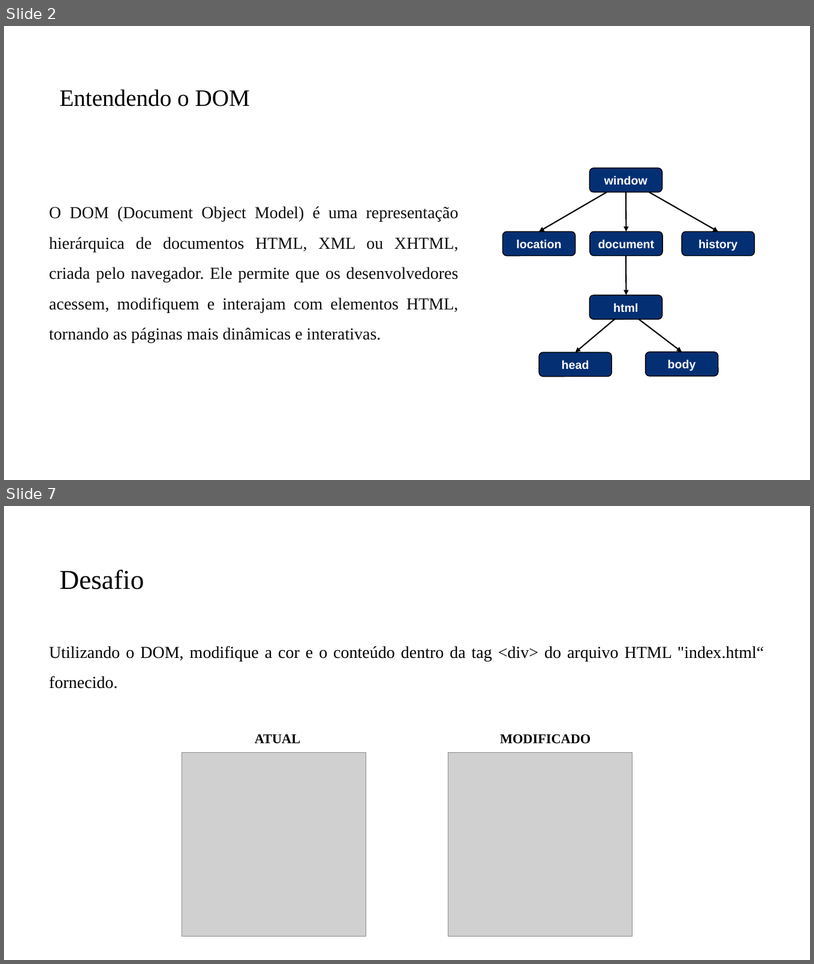
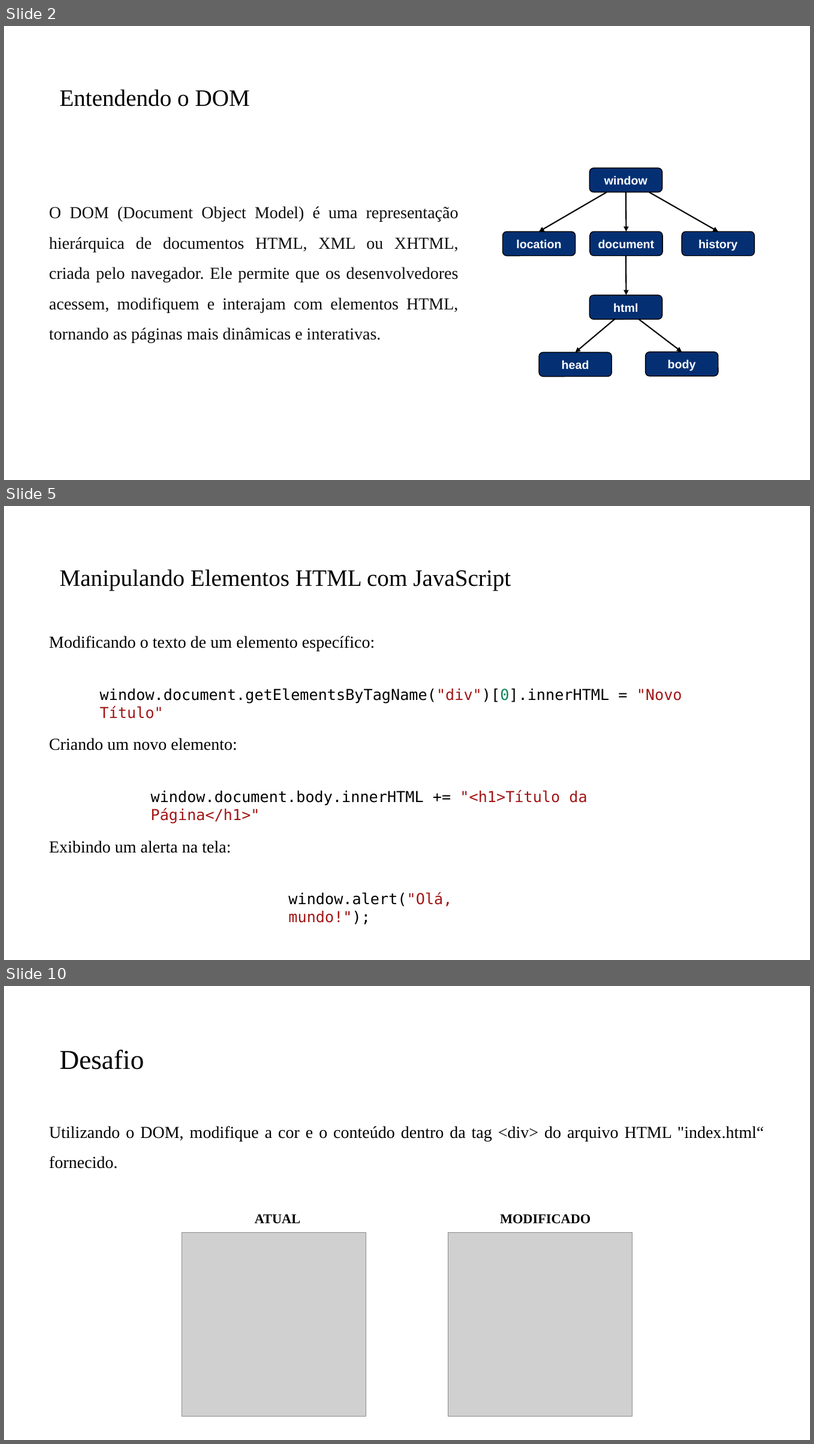
Before and after one commit to PedroMiho/Logica-de-Programacao, a slide deck: Módulo 02 - JavaScript/Aula 13 - Manipulando o DOM/Introdução ao DOM.pptx. Shown one above the other, each under a label of ours: slides 2 and 7 before the commit, slides 2, 5 and 10 after it; the slides between them are not shown. The pictures are 814x964 and 814x1444 pixels, drawn with LibreOffice and Linux fonts; fonts in the diff are those of the drawing; grey boxes stand for pictures; background and template pictures are left out. Boxes give left, top, right and bottom in pixels: in the first picture for what was removed or moved away, otherwise in the second. Text is boxed around its words. In the diff, an @@ line names an element or a change of style, - is before the commit and + after.

```diff
--- a/Módulo 02 - JavaScript/Aula 13 - Manipulando o DOM/Introdução ao DOM.pptx
+++ b/Módulo 02 - JavaScript/Aula 13 - Manipulando o DOM/Introdução ao DOM.pptx
@@ slide 5 added at [4,506,810,960], background #FFFFFF @@
@@ title added at [60,569,511,590], 28 pt, text #000000 @@
+Manipulando Elementos HTML com JavaScript
@@ text added at [49,636,375,651], 20 pt, text #000000 @@
+Modificando o texto de um elemento específico:
@@ text added at [100,688,683,718], 18 pt, text #000000 @@
+window.document.getElementsByTagName("div")[0].innerHTML = "Novo Título"
@@ text added at [49,738,237,750], 20 pt, text #000000 @@
+Criando um novo elemento:
@@ text added at [151,790,587,823], 18 pt, text #000000 @@
+window.document.body.innerHTML += "<h1>Título da Página</h1>"
@@ text added at [49,840,231,853], 20 pt, text #000000 @@
+Exibindo um alerta na tela:
@@ text added at [288,892,452,924], 18 pt, text #000000 @@
+window.alert("Olá, mundo!");
@@ what was slide 7 is now slide 10 @@
```
Also in this commit, not shown: 1 slide changed, 5 other slides added, 3 slides removed, 9 other files.
